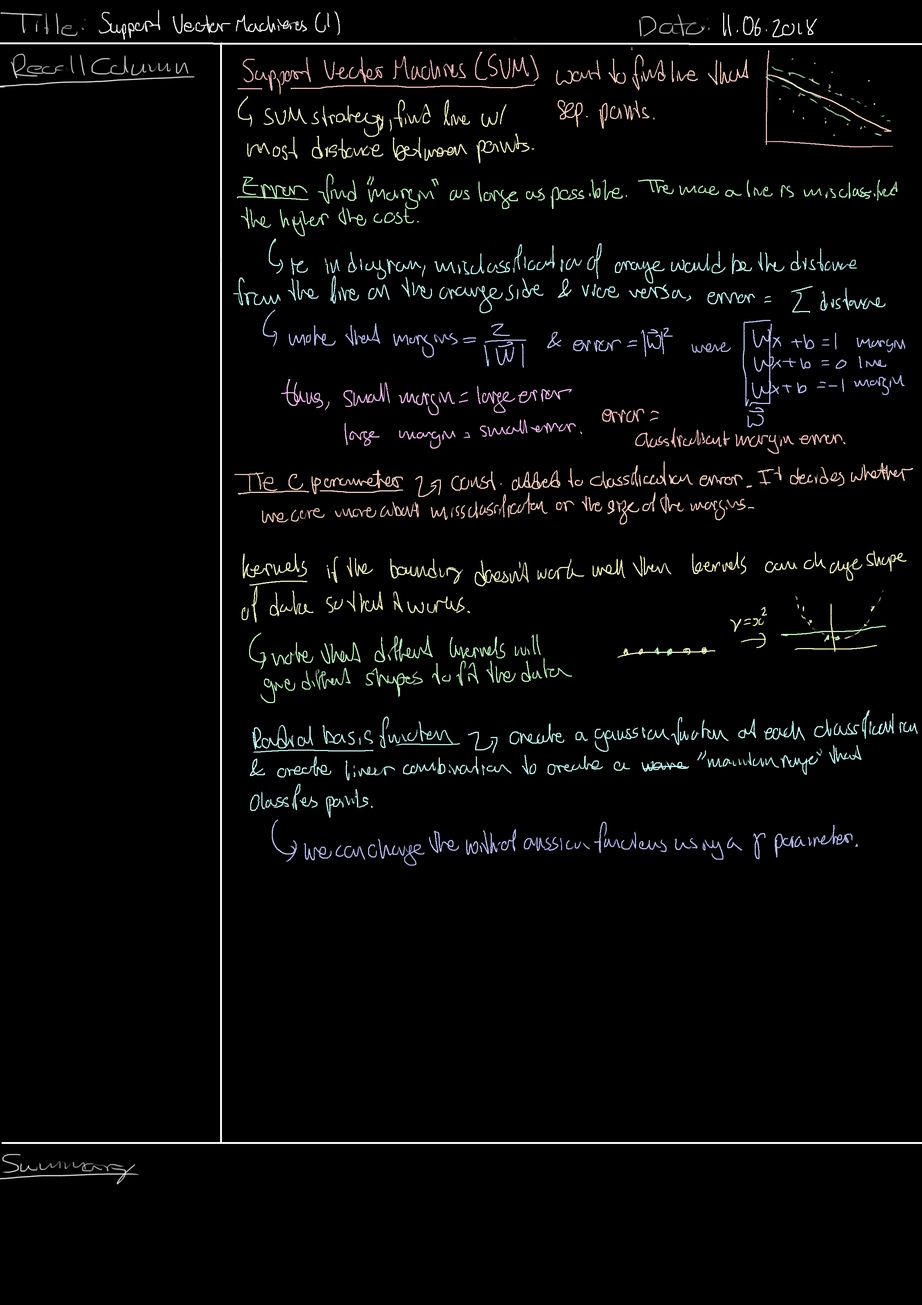
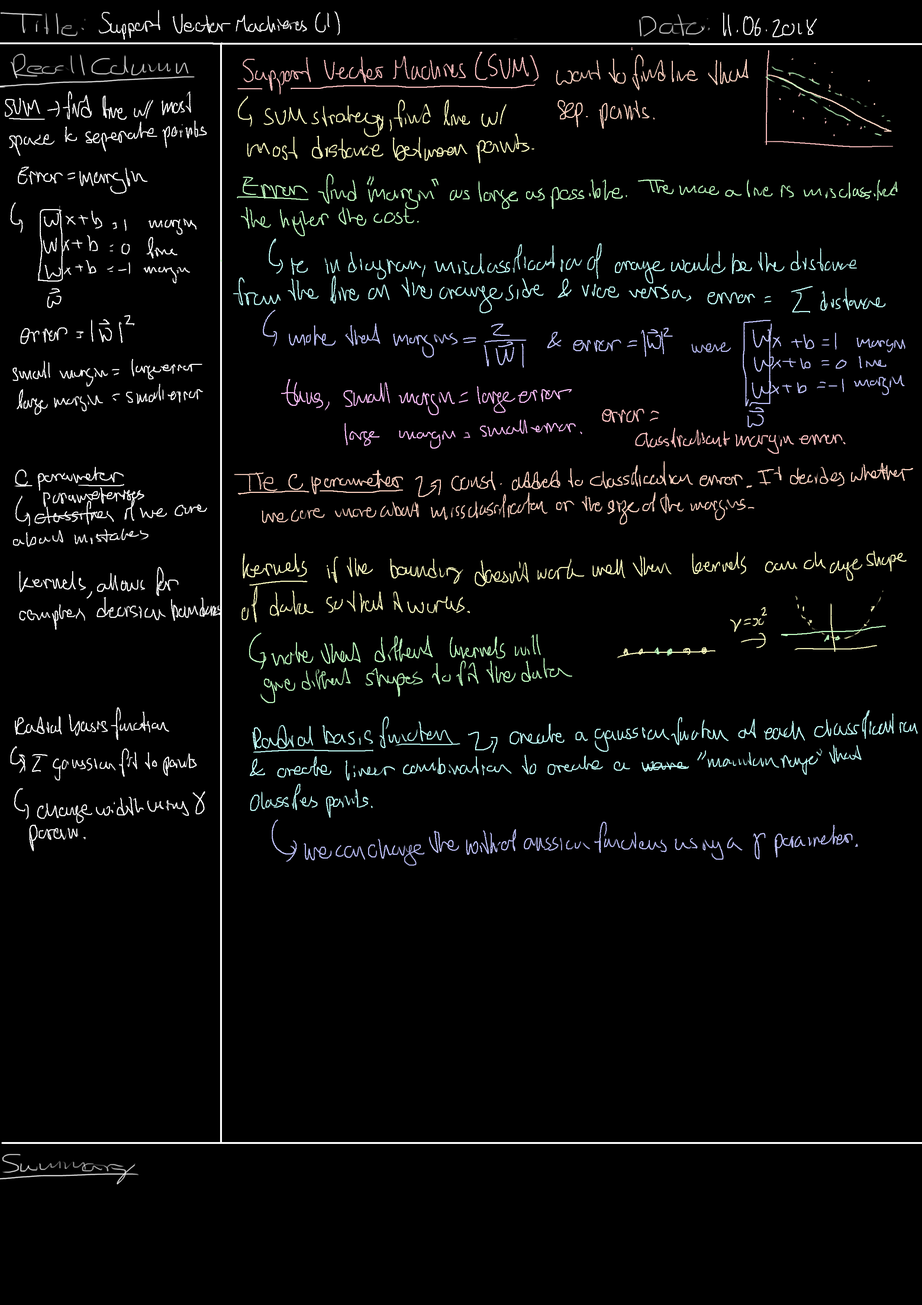
Two versions of the same layered image (w=922, h=1305). Layer-by-layer changes:
painted on "Background" over [4, 91, 221, 851]
